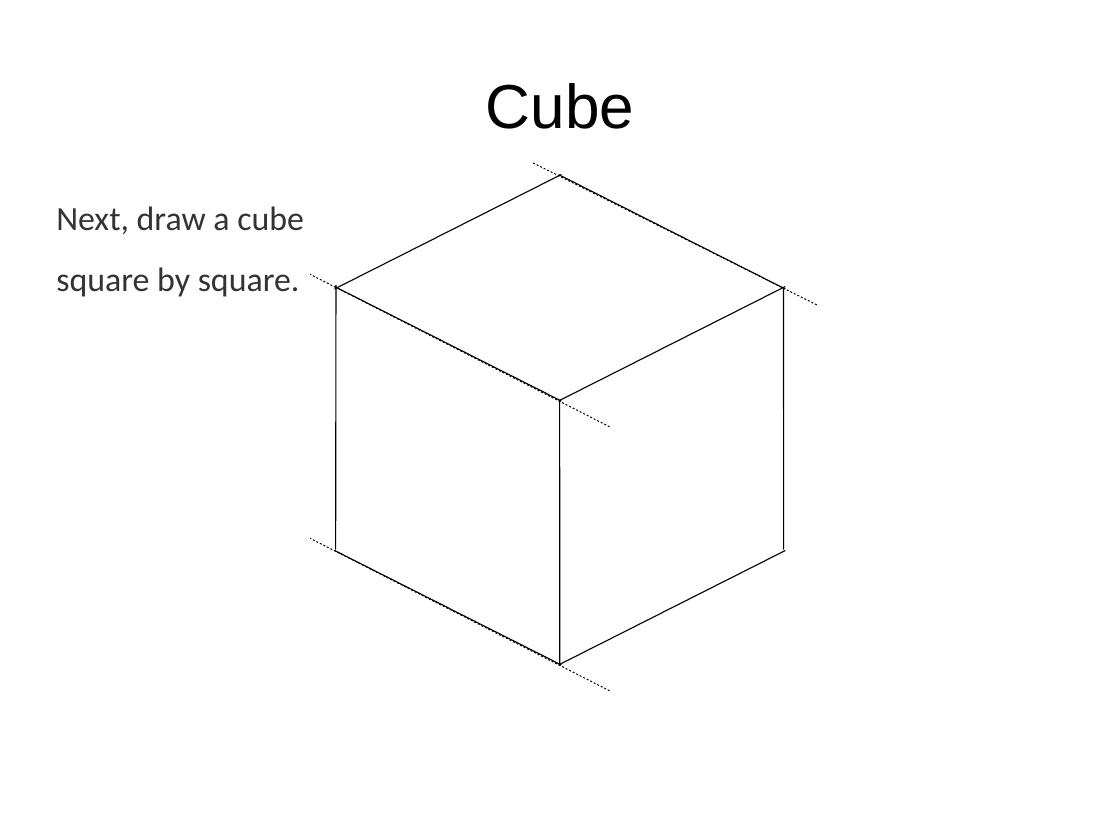
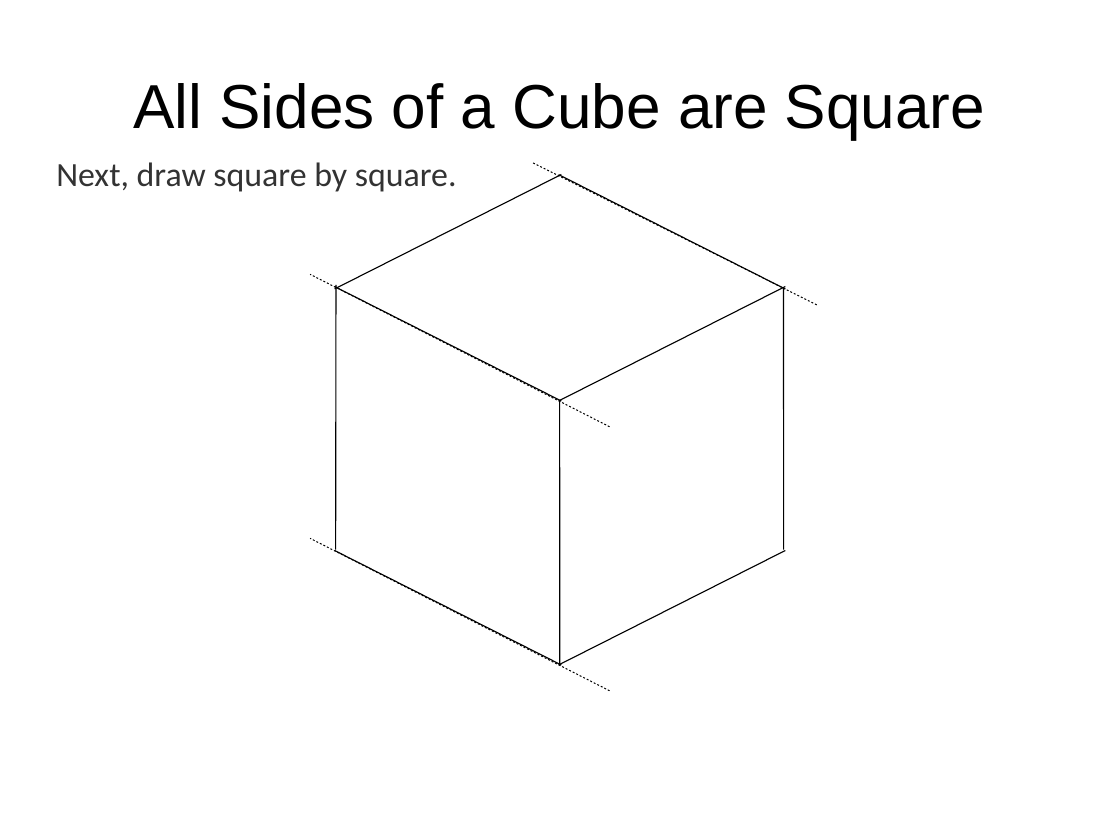
Before and after one commit to tigerfarm/docroot, a slide deck: slide 22 of books/content/cubes/9aDrawAll.odp (slide 24 before the commit). Drawn at 1120x840 pixels with LibreOffice and Linux fonts; fonts in the diff are those of the drawing; background and template pictures are left out. Boxes give left, top, right and bottom in pixels: in the first picture for what was removed or moved away, otherwise in the second. Text is boxed around its words. In the diff, an @@ line names an element or a change of style, - is before the commit and + after.

```diff
--- a/books/content/cubes/9aDrawAll.odp
+++ b/books/content/cubes/9aDrawAll.odp
@@ title at [133, 83, 985, 139]: text changed @@
-Cube
+All Sides of a Cube are Square
@@ text at [56, 162, 457, 192]: text changed @@
-Next, draw a cube
-square by square.
+Next, draw square by square.
```
Also in this commit, not shown: 11 other slides changed, 7 slides added, 9 slides removed, 9 other files.
